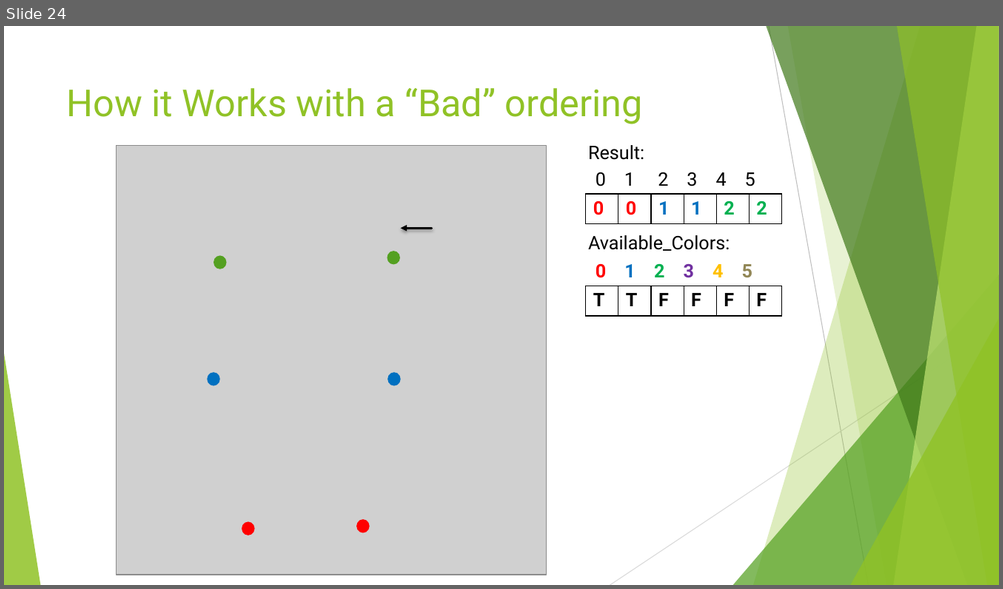
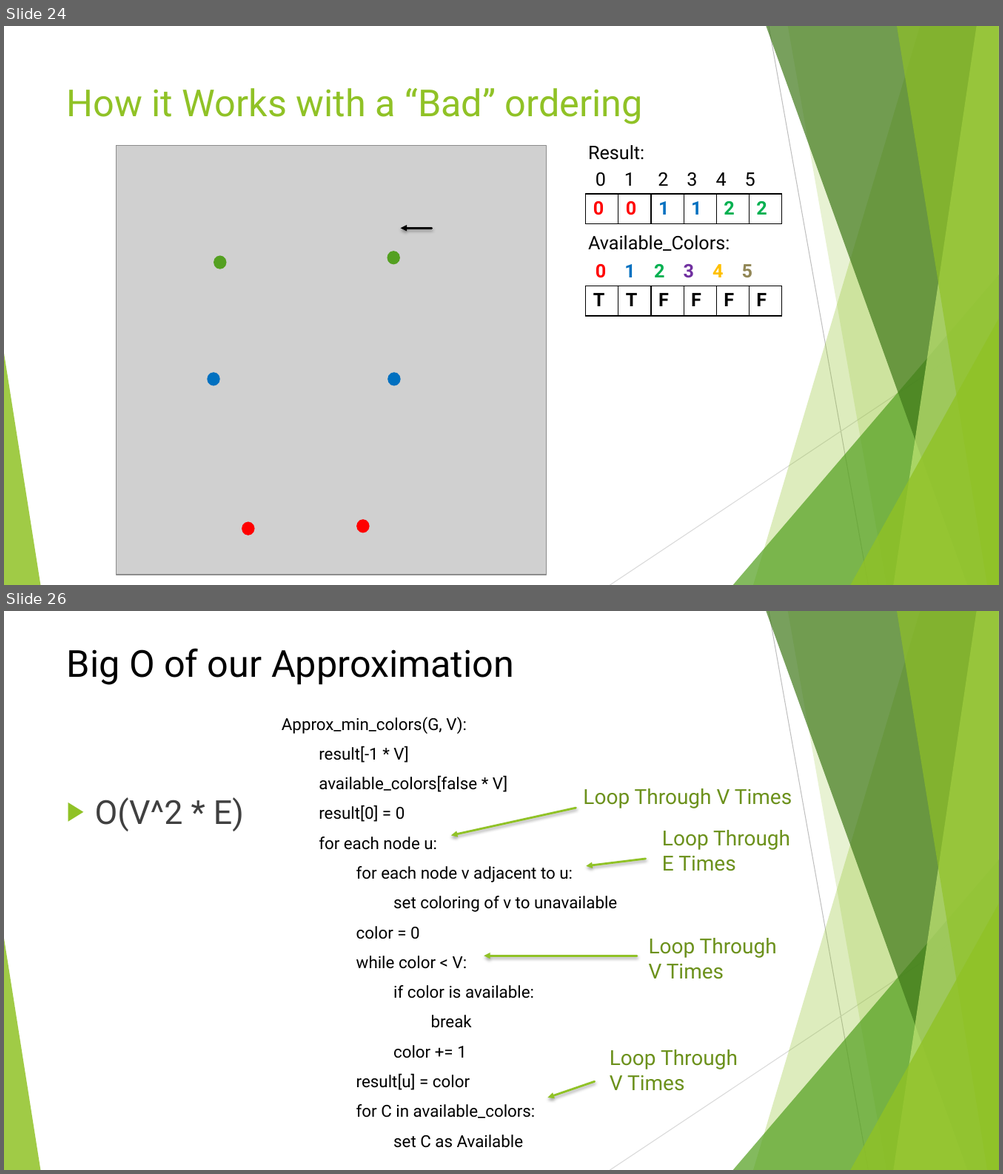
Before and after one commit to pearceag/Min_Coloring_Graph, a slide deck: presentations/Approximation_Presentation.pptx. Shown one above the other, each under a label of ours: slide 24 before the commit, slides 24 and 26 after it; the slides between them are not shown. The pictures are 1003x589 and 1003x1174 pixels, drawn with LibreOffice and Linux fonts; fonts in the diff are those of the drawing; grey boxes stand for pictures. Boxes give left, top, right and bottom in pixels: in the first picture for what was removed or moved away, otherwise in the second. Text is boxed around its words. In the diff, an @@ line names an element or a change of style, - is before the commit and + after.

```diff
--- a/presentations/Approximation_Presentation.pptx
+++ b/presentations/Approximation_Presentation.pptx
@@ slide 26 added at [4, 611, 999, 1170], background #FFFFFF; not listed: 10 template elements that a slide beside it also shows @@
@@ title added at [67, 648, 514, 685], 36 pt, text #000000 @@
+Big O of our Approximation
@@ text added at [282, 717, 617, 1148], 16 pt, text #000000 @@
+Approx_min_colors(G, V):
+result[-1 * V]
+available_colors[false * V]
+result[0] = 0
+for each node u:
+for each node v adjacent to u:
+set coloring of v to unavailable
+color = 0
+while color < V:
+if color is available:
+break
+color += 1
+result[u] = color
+for C in available_colors:
+set C as Available
@@ text added at [95, 797, 244, 832], 32 pt, text #404040 @@
+▶ O(V^2 * E)
@@ arrow added from (575, 808) to (451, 835), #90C226 2 pt @@
@@ text added at [583, 789, 791, 809], 20 pt, text #6C921D @@
+Loop Through V Times
@@ text added at [662, 830, 790, 871], 20 pt, text #6C921D @@
+Loop Through E Times
@@ arrow added from (646, 859) to (586, 866), #90C226 2 pt @@
@@ text added at [649, 938, 777, 980], 20 pt, text #6C921D @@
+Loop Through V Times
@@ arrow added from (637, 956) to (484, 956), #90C226 2 pt @@
@@ text added at [609, 1050, 737, 1091], 20 pt, text #6C921D @@
+Loop Through V Times
@@ arrow added from (595, 1082) to (548, 1098), #90C226 2 pt @@
```
Also in this commit, not shown: 1 slide changed, 5 other slides added, 5 slides removed, 6 other files.
